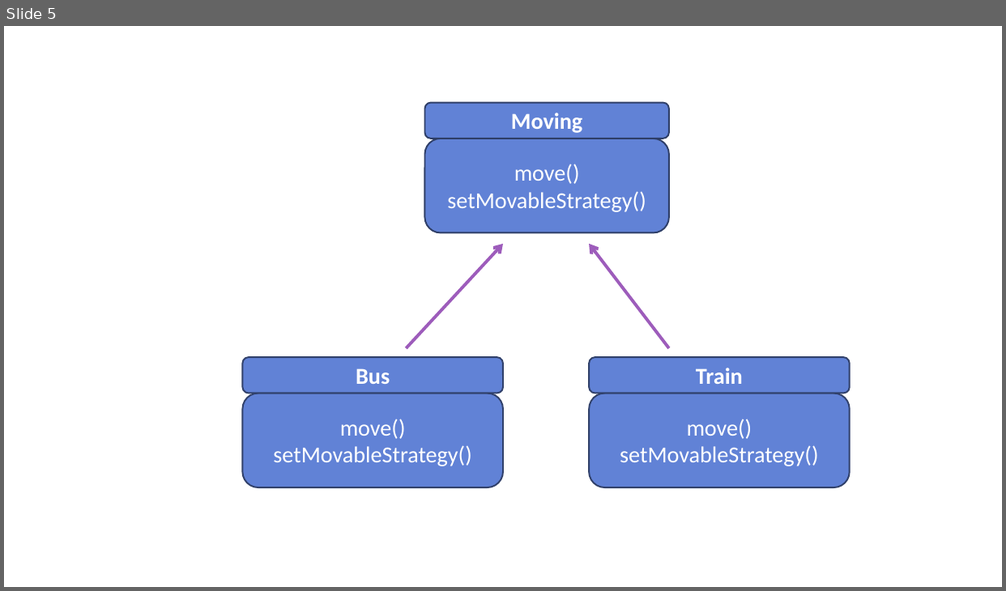
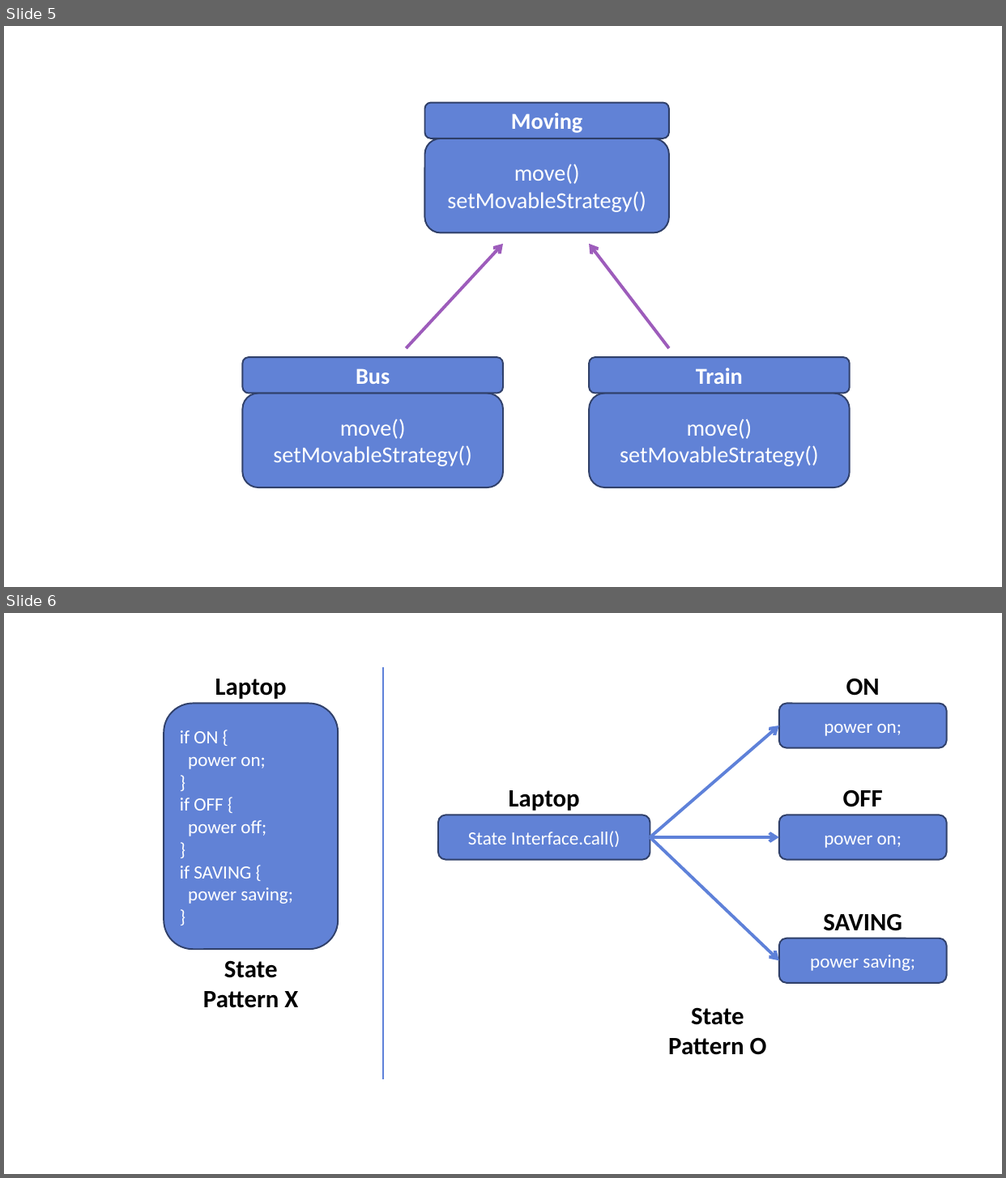
Before and after one commit to Nephelai/nephelai.github.io, a slide deck: etc/images.pptx. Shown one above the other, each under a label of ours: slide 5 before the commit, slides 5 and 6 after it. The pictures are 1006x591 and 1006x1178 pixels, drawn with LibreOffice and Linux fonts; fonts in the diff are those of the drawing. Boxes give left, top, right and bottom in pixels: in the first picture for what was removed or moved away, otherwise in the second. Text is boxed around its words. In the diff, an @@ line names an element or a change of style, - is before the commit and + after.

Commit message:
add posts "state pattern"

```diff
--- a/etc/images.pptx
+++ b/etc/images.pptx
@@ slide 6 added at [4,613,1002,1174], background #FFFFFF @@
@@ text added at [215,679,287,699], 24 pt, text #000000, bold @@
+Laptop
@@ line added from (384, 667) to (384, 1080), #5E81D9 1 pt @@
@@ text added at [846,678,880,696], 24 pt, text #000000, bold @@
+ON
@@ rounded rectangle added at [164,704,338,950], fill #6182D6, outline #30416A 1.5 pt, 18 pt, text #FFFFFF @@
+if ON {
+power on;
+}
+if OFF {
+power off;
+}
+if SAVING {
+power saving;
+}
@@ rounded rectangle added at [780,704,948,748], fill #6182D6, outline #30416A 1.5 pt, 18 pt, text #FFFFFF @@
+power on;
@@ arrow added from (650, 837) to (780, 726), #5E81D9 3 pt @@
@@ text added at [509,790,580,811], 24 pt, text #000000, bold @@
+Laptop
@@ text added at [843,790,883,807], 24 pt, text #000000, bold @@
+OFF
@@ rounded rectangle added at [438,815,650,860], fill #6182D6, outline #30416A 1.5 pt, 18 pt, text #FFFFFF @@
+State Interface.call()
@@ rounded rectangle added at [780,815,948,860], fill #6182D6, outline #30416A 1.5 pt, 18 pt, text #FFFFFF @@
+power on;
@@ arrow added from (650, 837) to (780, 961), #5E81D9 3 pt @@
@@ arrow added from (650, 837) to (780, 837), #5E81D9 3 pt @@
@@ text added at [823,914,902,931], 24 pt, text #000000, bold @@
+SAVING
@@ rounded rectangle added at [780,939,948,983], fill #6182D6, outline #30416A 1.5 pt, 18 pt, text #FFFFFF @@
+power saving;
@@ text added at [203,960,298,1008], 24 pt, text #000000, bold @@
+State Pattern X
@@ text added at [668,1007,767,1055], 24 pt, text #000000, bold @@
+State Pattern O
```
Also in this commit, not shown: 2 other files.
